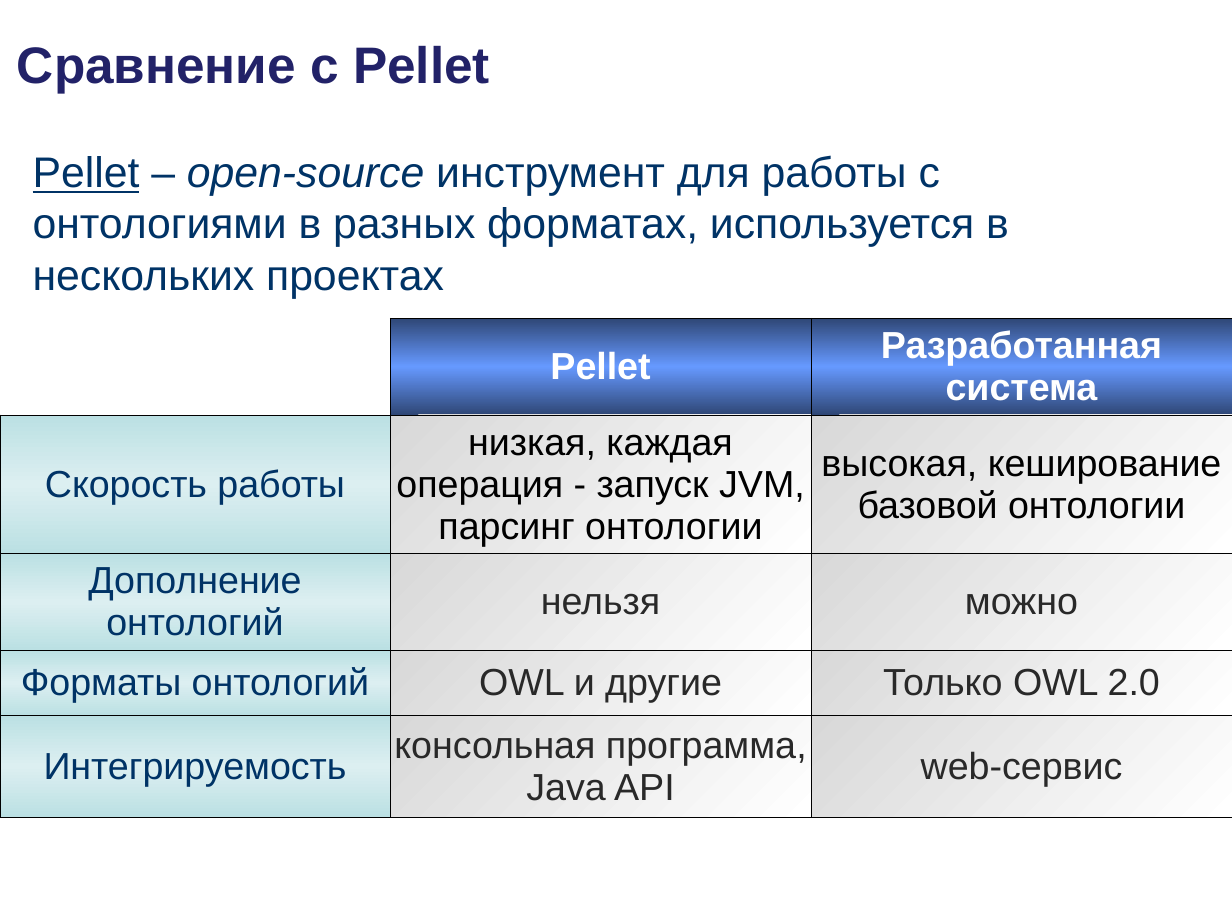
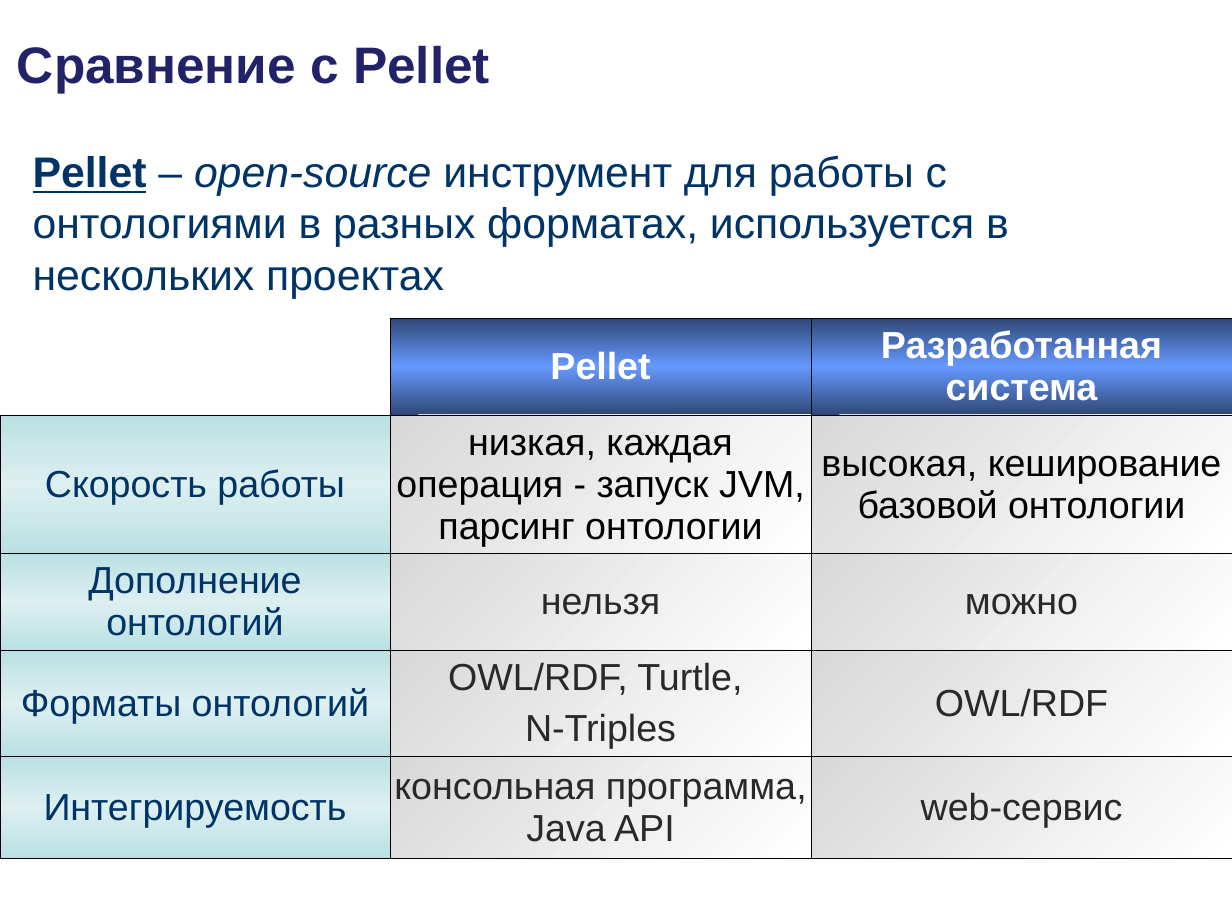
Before and after one commit to podtelkin/NII-NKT, a slide deck: slide 19 of master/master.ppt. Drawn at 1232x924 pixels with LibreOffice and Linux fonts; fonts in the diff are those of the drawing; background and template pictures are left out. Boxes give left, top, right and bottom in pixels: in the first picture for what was removed or moved away, otherwise in the second. Text is boxed around its words. In the diff, an @@ line names an element or a change of style, - is before the commit and + after.

```diff
--- a/master/master.ppt
+++ b/master/master.ppt
@@ text "Pellet – open-source инструмент для ..." at (x1=33, y1=155, x2=1009, y2=298): bold on in "Pellet" @@
@@ table at (x1=0, y1=318, x2=1232, y2=848) @@
-row 4, column 2: OWL и другие
+row 4, column 2: OWL/RDF, Turtle, / N-Triples
-row 4, column 3: Только OWL 2.0
+row 4, column 3: OWL/RDF
```
Also in this commit, not shown: 10 other slides changed, 1 slide added, 1 slide removed.
